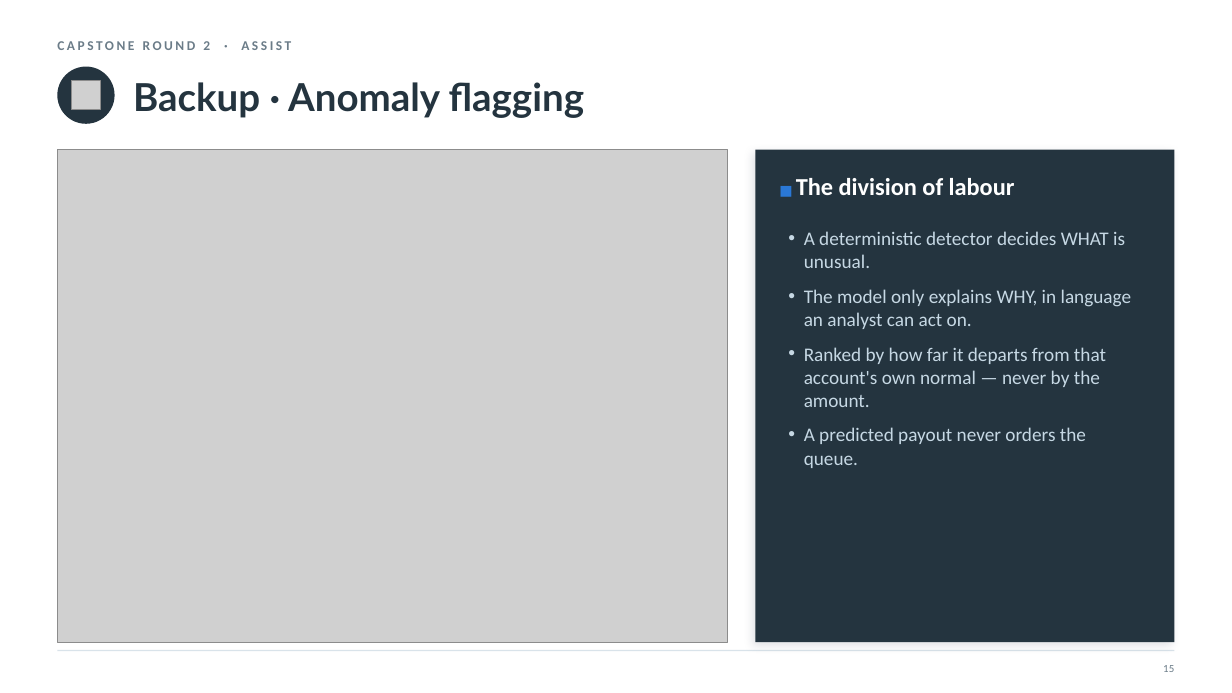
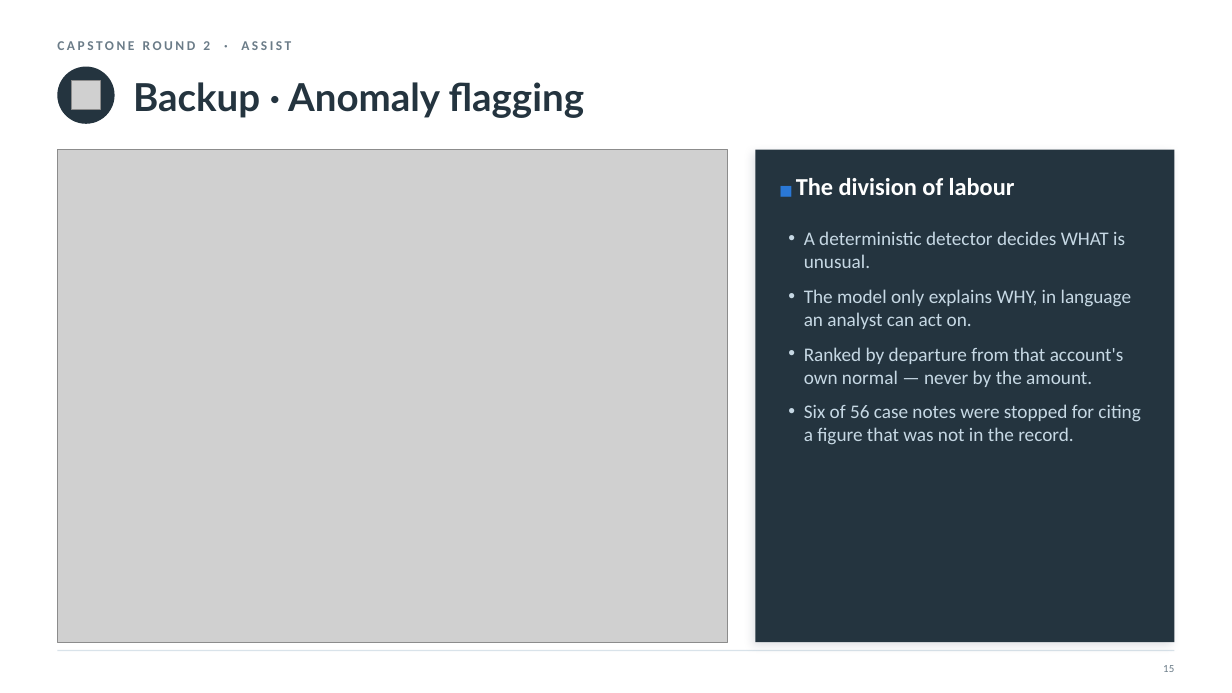
Before and after one commit to nyelugo/PROJECT-Capstone-AI-Consulting, a slide deck: slide 18 of presentation.pptx. Drawn at 1232x693 pixels with LibreOffice and Linux fonts; fonts in the diff are those of the drawing; grey boxes stand for pictures. Boxes give left, top, right and bottom in pixels: in the first picture for what was removed or moved away, otherwise in the second. Text is boxed around its words. In the diff, an @@ line names an element or a change of style, - is before the commit and + after.

```diff
--- a/presentation.pptx
+++ b/presentation.pptx
@@ text at [804, 347, 1140, 445]: text changed @@
-• Ranked by how far it departs from that account's own normal — never by the amount.
-• A predicted payout never orders the queue.
+• Ranked by departure from that account's own normal — never by the amount.
+• Six of 56 case notes were stopped for citing a figure that was not in the record.
```
Also in this commit, not shown: 3 other slides changed, 7 other files.
